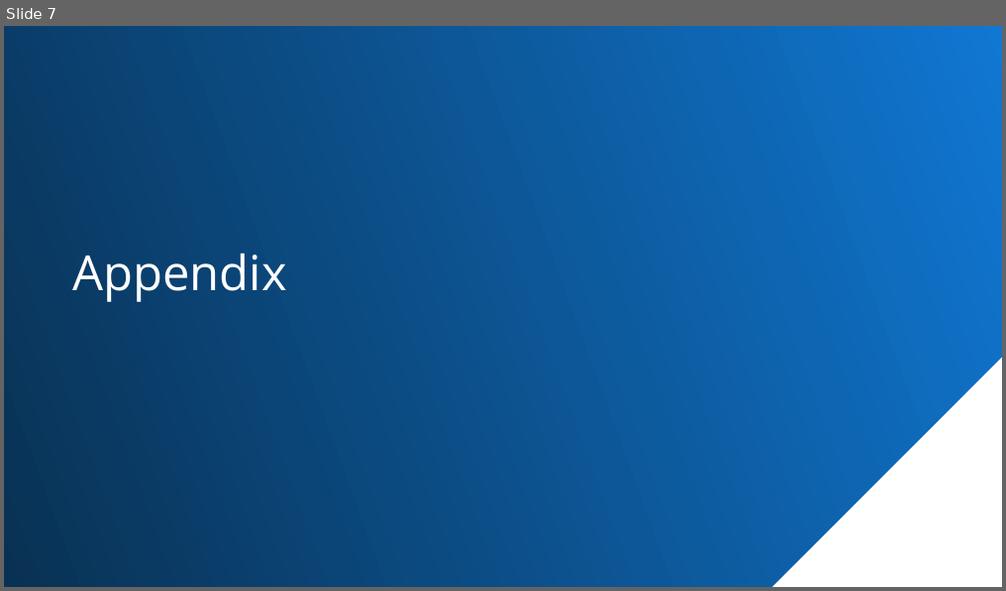
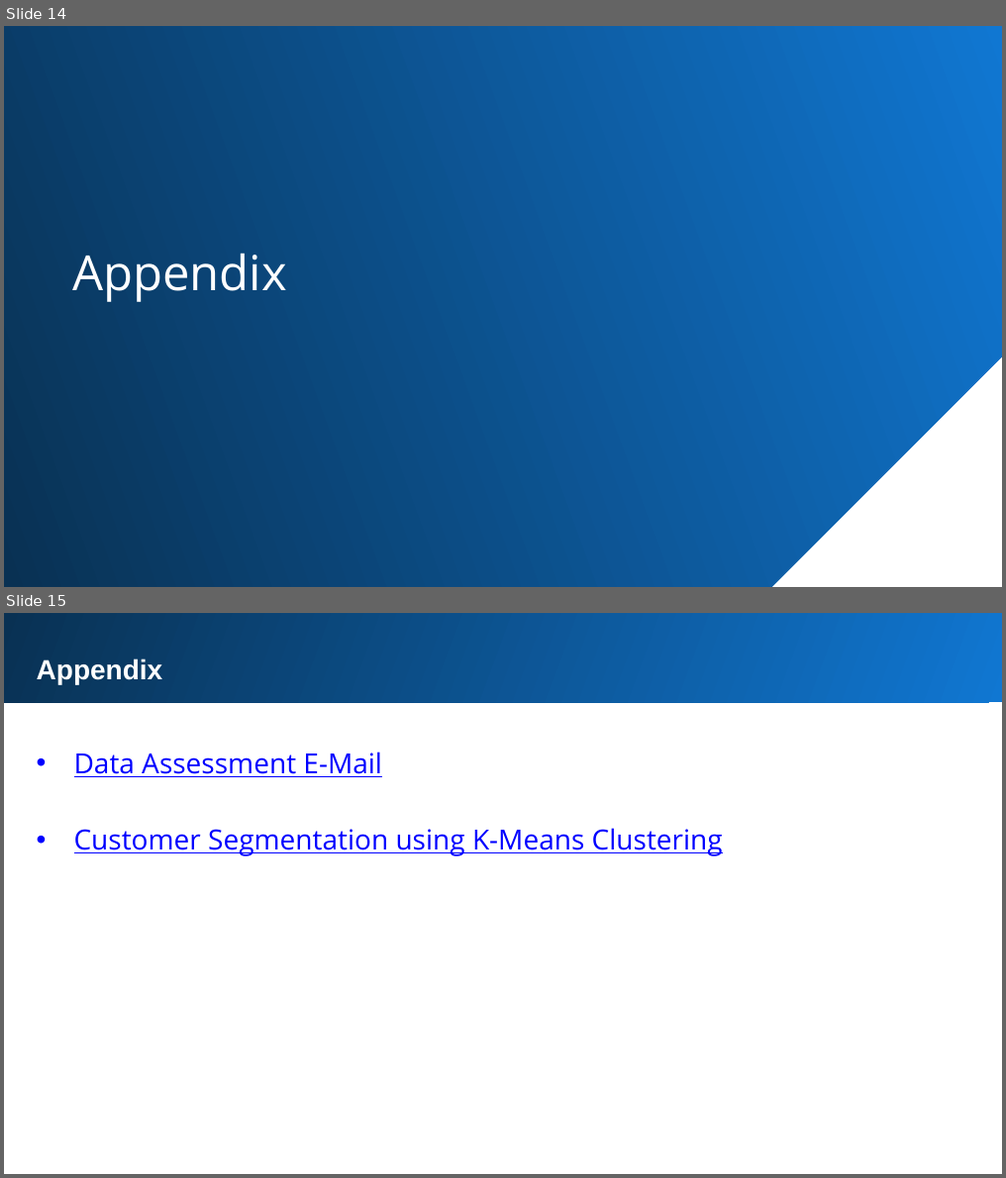
Before and after one commit to Mevhare/Forage-KPMG-AU-Virtual-Internship, a slide deck: Solution/Task 2/Sprocket_Presenation.pptx. Shown one above the other, each under a label of ours: slide 7 before the commit, slides 14 and 15 after it. The pictures are 1006x591 and 1006x1178 pixels, drawn with LibreOffice and Linux fonts; fonts in the diff are those of the drawing. Boxes give left, top, right and bottom in pixels: in the first picture for what was removed or moved away, otherwise in the second. Text is boxed around its words. In the diff, an @@ line names an element or a change of style, - is before the commit and + after.

```diff
--- a/Solution/Task 2/Sprocket_Presenation.pptx
+++ b/Solution/Task 2/Sprocket_Presenation.pptx
@@ slide 15 added at bbox=[4, 613, 1002, 1174], background #FFFFFF @@
@@ rectangle added at bbox=[4, 613, 1002, 703], fill gradient #1077D2 to #093153 @@
@@ text added at bbox=[37, 659, 163, 684], 20 pt, text #FFFFFF, bold @@
+Appendix
@@ text added at bbox=[74, 752, 723, 857], 20 pt, text #0000FF, underline @@
+• Data Assessment E-Mail
+• Customer Segmentation using K-Means Clustering
@@ what was slide 7 is now slide 14 @@
```
Also in this commit, not shown: 11 other slides added, 5 slides removed, 6 other files.
